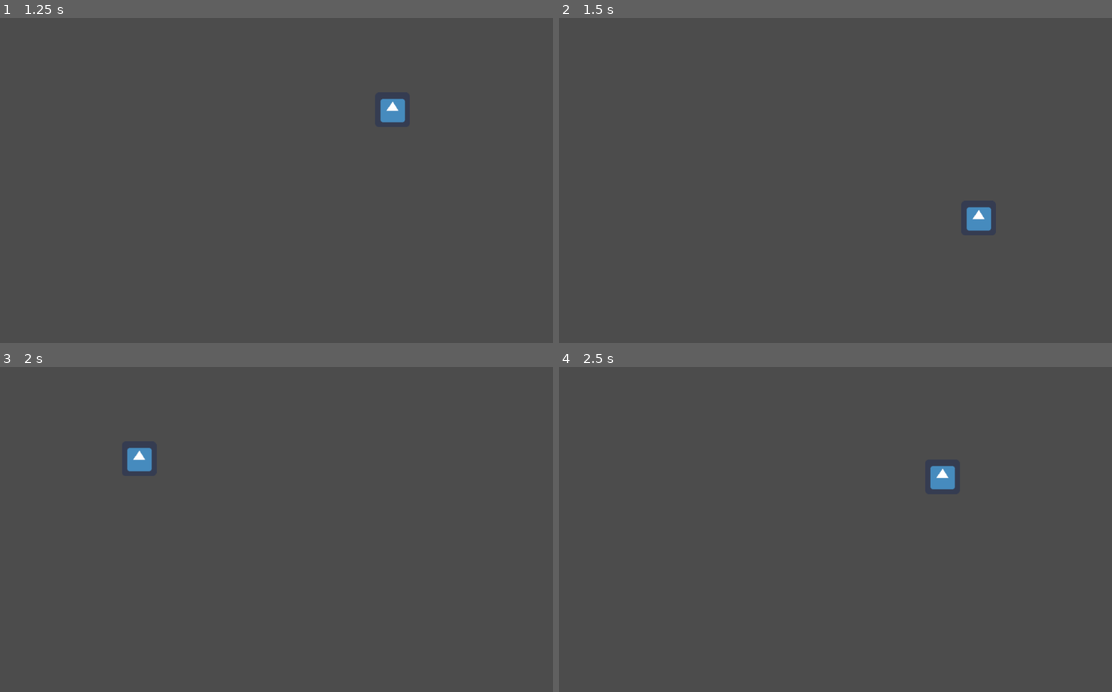
Above: before the commit, frames 1-4 (two rows, left to right).
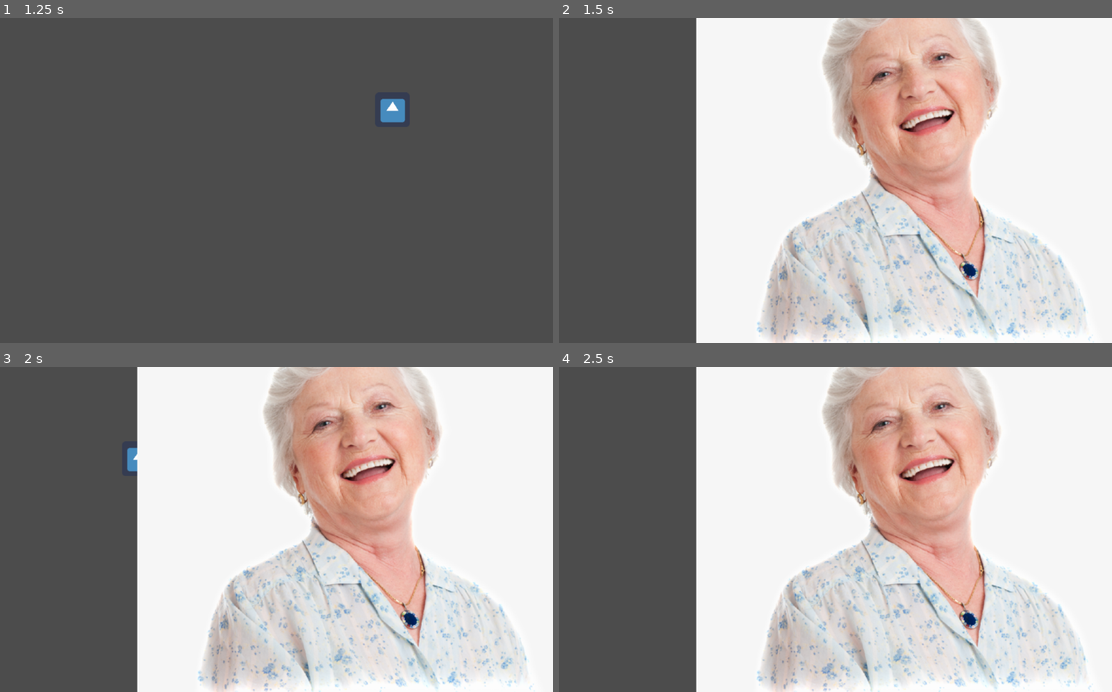
Above: after the commit, the same moments.

Repository: grunkgrunk/gwj-20
Game: Godot game, scene res://World.tscn
Same seed, same stepped clock (60 frames per second), same inputs: the game is played once before the commit and once after it. The project has no main scene, so this scene is started directly. The engine's default icon, where the game draws it, is replaced by a stand-in: a white triangle on a blue panel in a dark square.
Inputs:
- Up to frame 1 (1.25 s): tap Enter (ui_accept) at 0.5, 0.77 s; hold Right (ui_right) from 0.53 s (still down); tap C (action_1) at 0.6 s
- Up to frame 2 (1.5 s): release Right (ui_right) at 1.28 s; hold Down (ui_down) from 1.28 s (still down); tap V (action_2) at 1.35 s
- Up to frame 3 (2 s): keep holding Down (ui_down); tap Enter (ui_accept) at 1.52 s
- Up to frame 4 (2.5 s): tap Enter (ui_accept) at 2 s; release Down (ui_down) at 2.03 s; hold Right (ui_right) from 2.03 s (still down); tap C (action_1) at 2.1 s

Frame 1 is identical in both runs. In frame 2, 75% of the frame differs, in the area x 24-100%, y 0-100%; in frame 3, 75%; in frame 4, 75%.

Commit message:
Preliminary character-selection

Diff:
--- /dev/null
+++ b/game/CharacterSelection.gd
@@ -0,0 +1,38 @@
+extends Control
+
+
+
+var curr = 0
+
+var new = false
+
+var selection = null
+export(Array,PackedScene) var characters
+
+onready var nchars = len(characters)
+
+# Called when the node enters the scene tree for the first time.
+func _ready():
+	pass # Replace with function body.
+
+
+
+func _input(event):
+	if(event.is_action_pressed("ui_up")):
+		new = true
+		curr += 1
+	if(event.is_action_pressed("ui_down")):
+		new = true
+		curr -= 1
+
+	if new:
+		curr = max(min(curr,nchars-1),0)
+		draw_character(curr)
+		new = false
+
+
+func draw_character(num):
+	if selection:
+		selection.queue_free()
+	selection = characters[num].instance()
+	self.add_child(selection)
--- a/game/World.tscn
+++ b/game/World.tscn
@@ -1,7 +1,11 @@
-[gd_scene load_steps=4 format=2]
+[gd_scene load_steps=8 format=2]
 
 [ext_resource path="res://Player.gd" type="Script" id=1]
 [ext_resource path="res://icon.png" type="Texture" id=2]
+[ext_resource path="res://CharacterSelection.gd" type="Script" id=3]
+[ext_resource path="res://dad.tscn" type="PackedScene" id=4]
+[ext_resource path="res://kid.tscn" type="PackedScene" id=5]
+[ext_resource path="res://granny.tscn" type="PackedScene" id=6]
 
 [sub_resource type="CircleShape2D" id=1]
 
@@ -16,3 +20,12 @@
 
 [node name="Sprite" type="Sprite" parent="Player"]
 texture = ExtResource( 2 )
+
+[node name="CharacterSelection" type="Control" parent="."]
+margin_right = 40.0
+margin_bottom = 40.0
+script = ExtResource( 3 )
+__meta__ = {
+"_edit_use_anchors_": false
+}
+characters = [ ExtResource( 6 ), ExtResource( 5 ), ExtResource( 4 ) ]
--- /dev/null
+++ b/game/dad.tscn
@@ -0,0 +1,7 @@
+[gd_scene load_steps=2 format=2]
+
+[ext_resource path="res://dad.png" type="Texture" id=1]
+
+[node name="dad" type="Sprite"]
+position = Vector2( 538.731, 231.01 )
+texture = ExtResource( 1 )
--- /dev/null
+++ b/game/granny.tscn
@@ -0,0 +1,7 @@
+[gd_scene load_steps=2 format=2]
+
+[ext_resource path="res://granny.png" type="Texture" id=1]
+
+[node name="granny" type="Sprite"]
+position = Vector2( 687.665, 295.764 )
+texture = ExtResource( 1 )
--- /dev/null
+++ b/game/kid.tscn
@@ -0,0 +1,7 @@
+[gd_scene load_steps=2 format=2]
+
+[ext_resource path="res://kid.png" type="Texture" id=1]
+
+[node name="kid" type="Sprite"]
+position = Vector2( 715.725, 284.972 )
+texture = ExtResource( 1 )
Binary file added: game/dad.png
Not shown, added: game/dad.png.import
Binary file added: game/granny.png
Not shown, added: game/granny.png.import
Binary file added: game/kid.png
Not shown, added: game/kid.png.import
